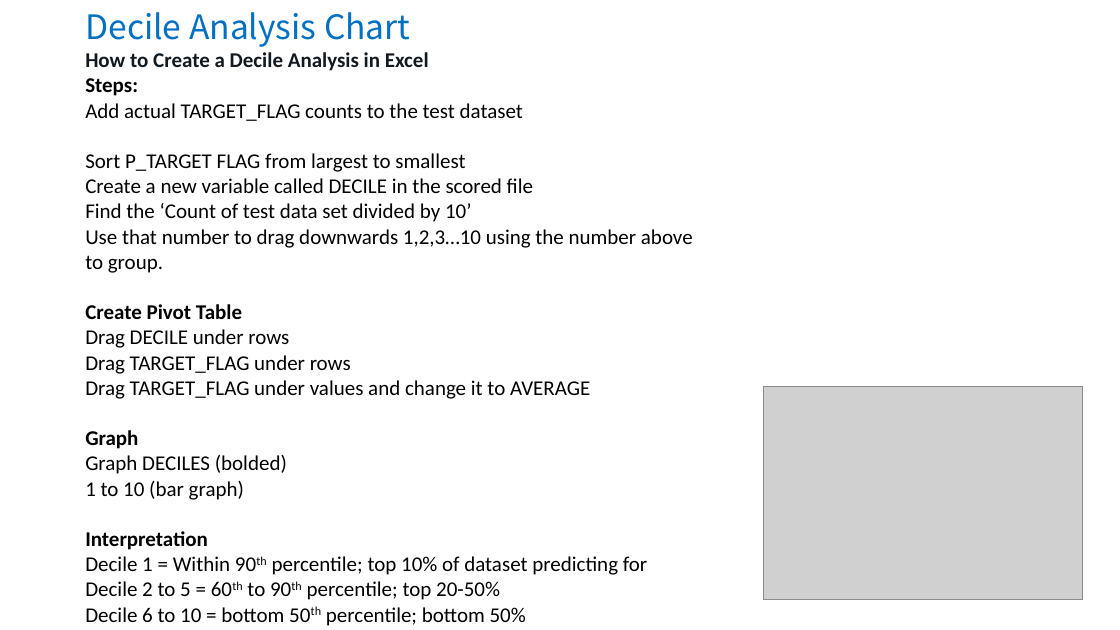
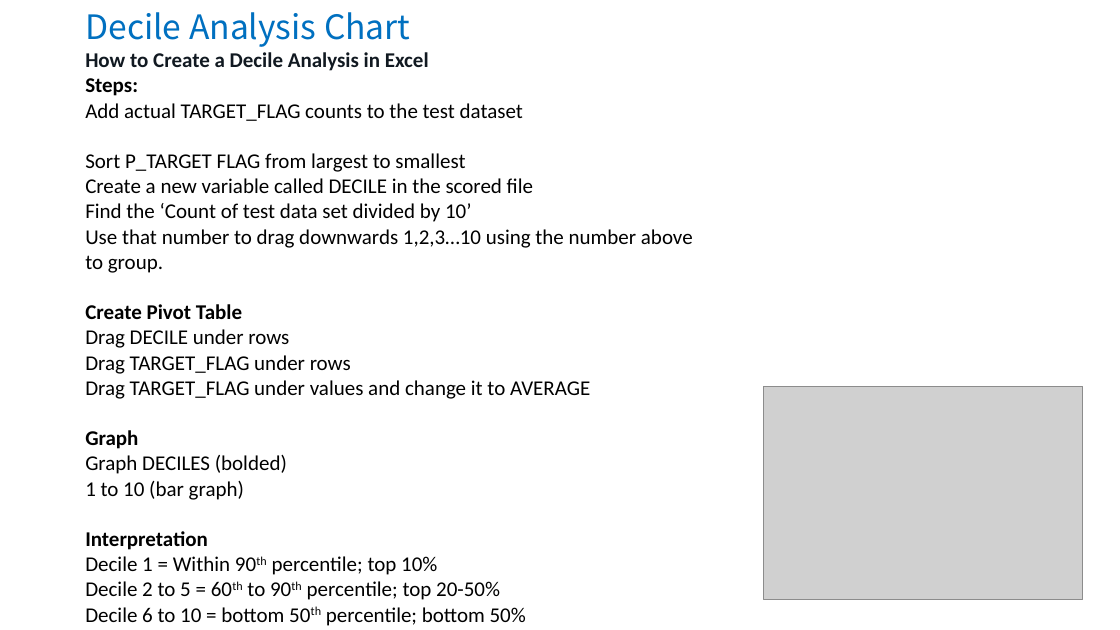
Before and after one commit to brentdyoung/Decile-Analysis, a slide deck: slide 5 of How to Create a Decile Analysis_Young_051419.pptx. Drawn at 1120x630 pixels with LibreOffice and Linux fonts; fonts in the diff are those of the drawing; grey boxes stand for pictures. Boxes give left, top, right and bottom in pixels: in the first picture for what was removed or moved away, otherwise in the second. Text is boxed around its words. In the diff, an @@ line names an element or a change of style, - is before the commit and + after.

```diff
--- a/How to Create a Decile Analysis_Young_051419.pptx
+++ b/How to Create a Decile Analysis_Young_051419.pptx
@@ text at bbox=[85, 556, 437, 575]: text changed @@
-Decile 1 = Within 90th percentile; top 10% of dataset predicting for
+Decile 1 = Within 90th percentile; top 10%
```
Also in this commit, not shown: 2 other slides changed.
